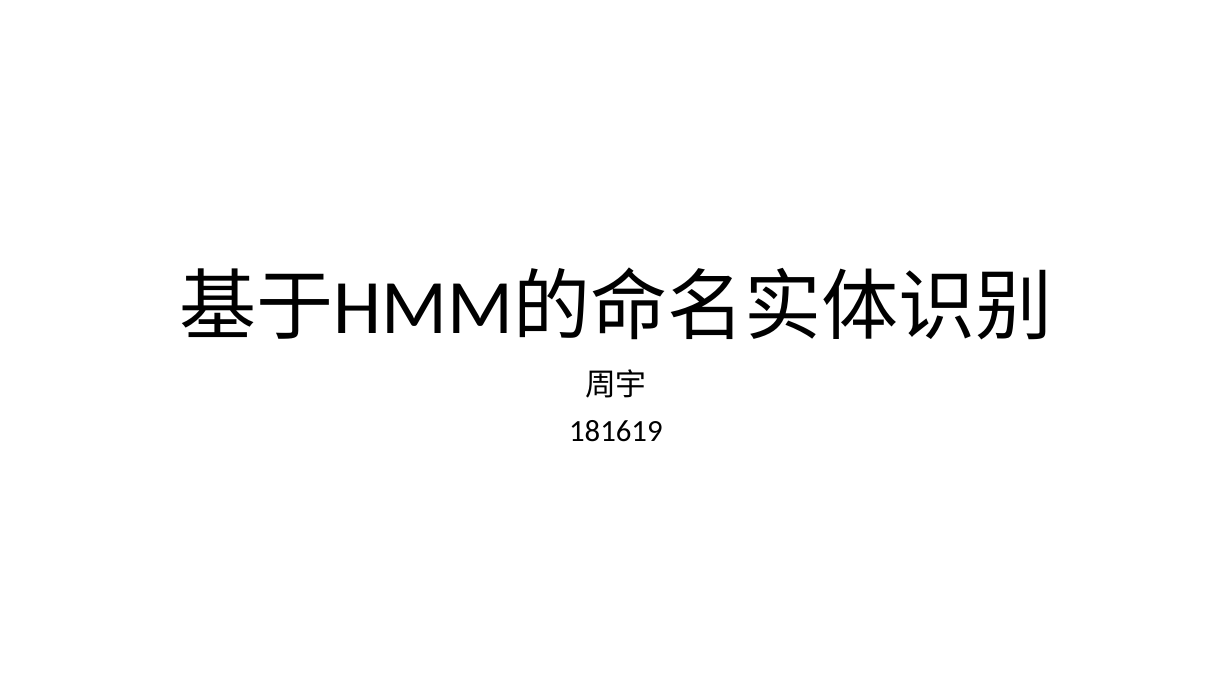
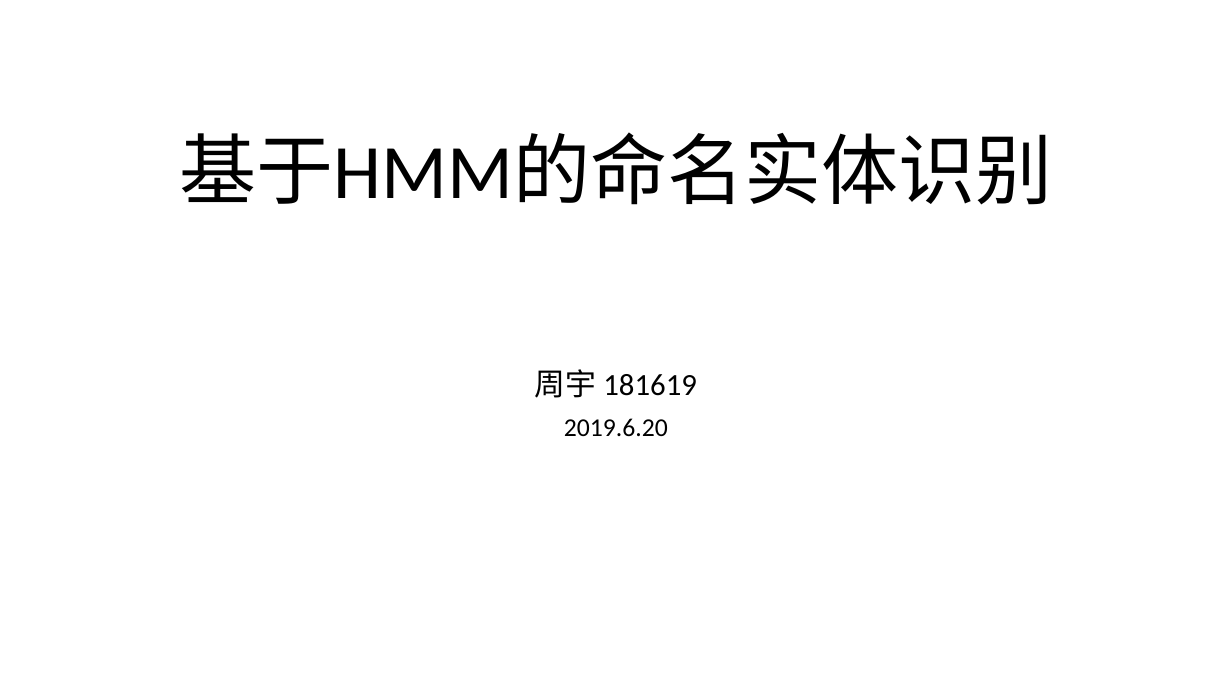
Before and after one commit to zyxdSTU/learning, a slide deck: slide 1 of 机器学习作业/命名实体识别/基于HMM的命名实体识别.pptx. Drawn at 1232x693 pixels with LibreOffice and Linux fonts; fonts in the diff are those of the drawing. Boxes give left, top, right and bottom in pixels: in the first picture for what was removed or moved away, otherwise in the second. Text is boxed around its words. In the diff, an @@ line names an element or a change of style, - is before the commit and + after.

```diff
--- a/机器学习作业/命名实体识别/基于HMM的命名实体识别.pptx
+++ b/机器学习作业/命名实体识别/基于HMM的命名实体识别.pptx
@@ title "基于HMM的命名实体识别": place and size @@
-title "基于HMM的命名实体识别" at (180,267,1053,340)
+title "基于HMM的命名实体识别" at (180,132,1053,205)
@@ subtitle at (535,369,697,436): text changed; size 24 to 20 pt @@
-周宇
-181619
+周宇 181619
+2019.6.20
```
Also in this commit, not shown: 3 other slides changed, 11 other files.
